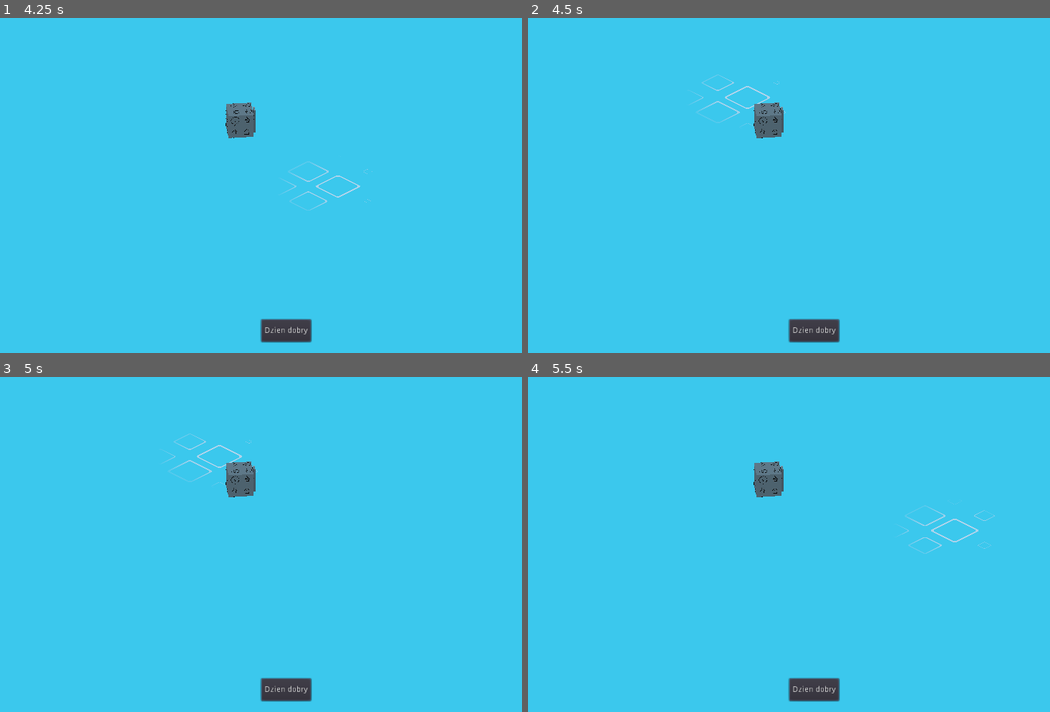
Above: before the commit, frames 1-4 (two rows, left to right).
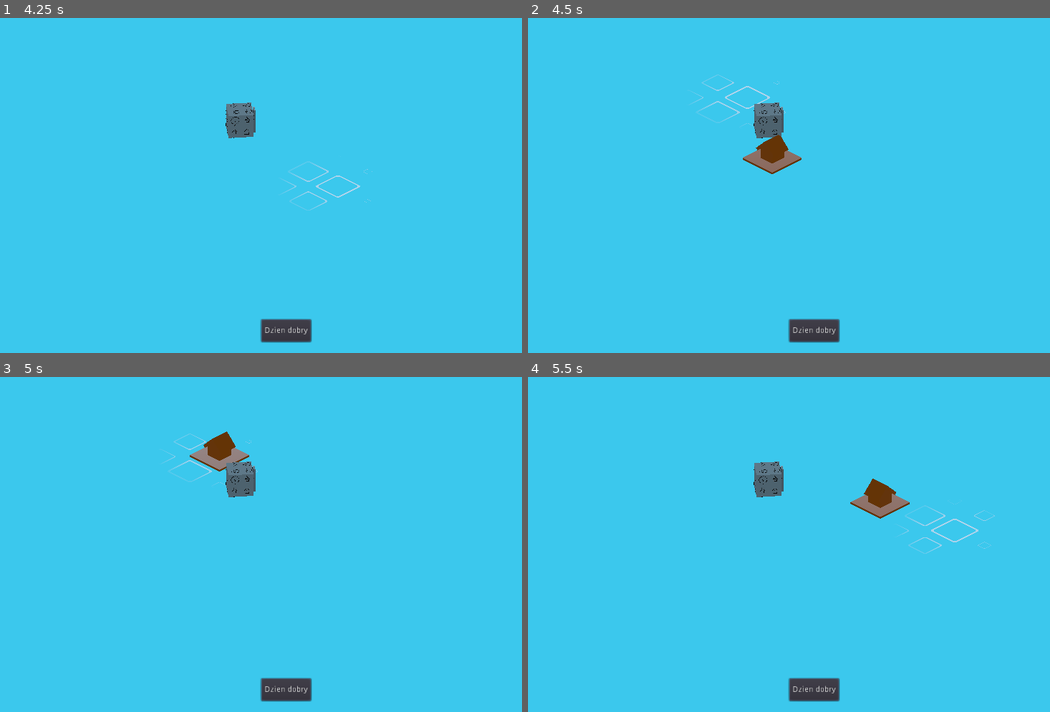
Above: after the commit, the same moments.

Repository: RudyMis/roll-the-dice
Game: Godot game, scene res://scenes/grid.tscn
Same seed, same stepped clock (60 frames per second), same inputs: the game is played once before the commit and once after it. The project has no main scene, so this scene is started directly.
Inputs (mouse positions are in pixels of both pictures, inside the frame that each line leads up to):
- Up to frame 1 (4.25 s): click "Dzien dobry" at 0.5 s; move the mouse to (255, 252) at 1.27 s; press the mouse at (255, 252) at 1.28 s; hold Right (right) 1.28-2.78 s; move the mouse to (459, 235) at 2.02 s; release the mouse at (459, 235) at 2.03 s; right-click (459, 235) at 2.1 s; move the mouse to (114, 135) at 2.77 s; press the mouse at (114, 135) at 2.78 s; hold Left (left) from 2.78 s (still down); move the mouse to (313, 185) at 3.52 s; release the mouse at (313, 185) at 3.53 s; right-click (313, 185) at 3.6 s; click (313, 185) at 3.67 s
- Up to frame 2 (4.5 s): keep holding Left (left); move the mouse to (726, 101) at 4.27 s; press the mouse at (726, 101) at 4.28 s
- Up to frame 3 (5 s): keep holding Left (left)
- Up to frame 4 (5.5 s): move the mouse to (940, 527) at 5.02 s; release Left (left) at 5.03 s; release the mouse at (940, 527) at 5.03 s; hold Right (right) from 5.03 s (still down); right-click (940, 527) at 5.1 s

Frame 1 is identical in both runs. In frame 2, 0.7% of the frame differs, in the area x 41-53%, y 34-47%; in frame 3, 0.7%; in frame 4, 0.7%.
Error before the commit: Parse Error: Variable "camera" already exists in this class (at line: 10). (res://scenes/TileAdder.gd:16)

Commit message:
Update TileAdder.gd

Diff:
--- a/scenes/TileAdder.gd
+++ b/scenes/TileAdder.gd
@@ -13,7 +13,6 @@
 
 onready var move_tween = $MoveTween
 
-onready var camera = $Camera
 onready var rotate_tween = $RotateTween
 
 func _ready():
